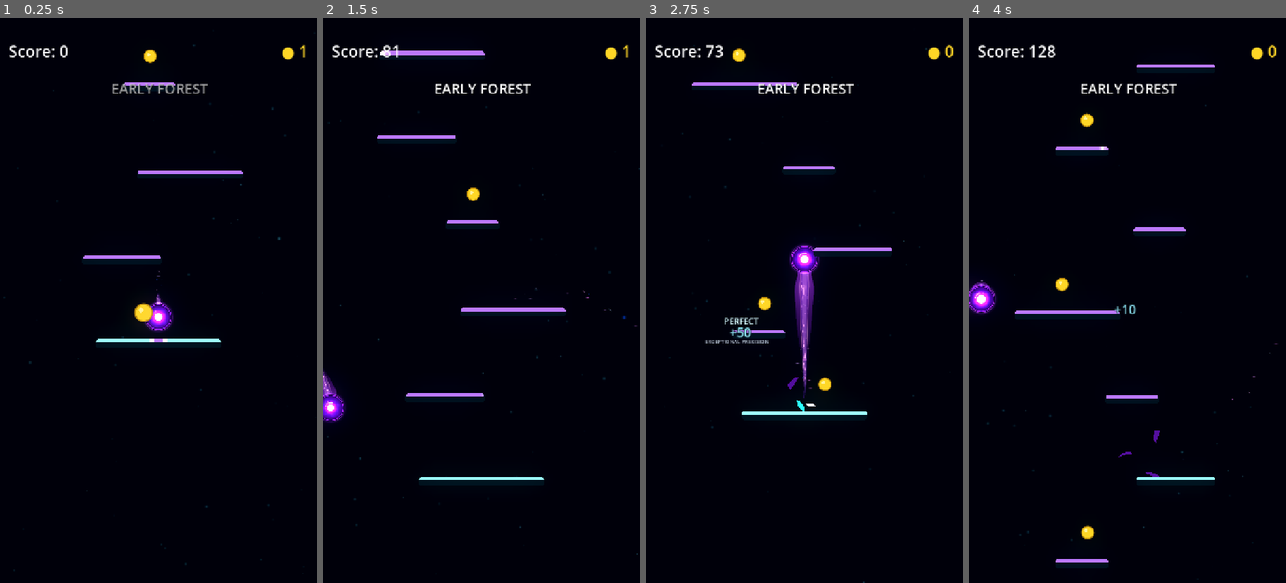
Above: before the commit, frames 1-4 (left to right).
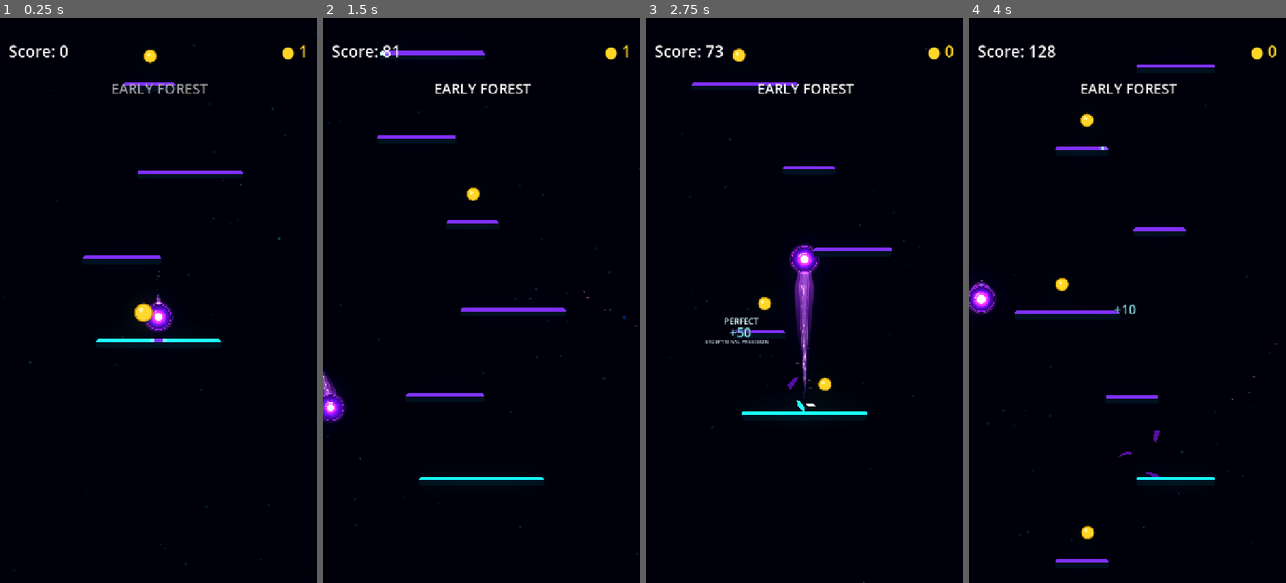
Above: after the commit, the same moments.

Repository: Kryodo/TowerJump
Game: Godot game, scene res://scenes/main.tscn
Same seed, same stepped clock (60 frames per second), same inputs: the game is played once before the commit and once after it.
Inputs (mouse positions are in pixels of both pictures, inside the frame that each line leads up to):
- Up to frame 1 (0.25 s): no input
- Up to frame 2 (1.5 s): move the mouse to (551, 272) at 0.52 s; hold Right (ui_right) 0.53-1.25 s; click (551, 272) at 0.67 s; drag from (418, 328) to (471, 193) at 1.27 s
- Up to frame 3 (2.75 s): click "Nochmal spielen" at 2 s
- Up to frame 4 (4 s): move the mouse to (1159, 176) at 2.77 s; hold Right (ui_right) 2.78-3.5 s; drag from (1111, 413) to (1060, 193) at 3.52 s

The runs differ from the first frame. In frame 1, 0.7% of the frame differs, in the area x 26-77%, y 11-58%; in frame 2, 1.1%, in the area x 17-77%, y 5-82%; in frame 3, 0.7%; in frame 4, 0.9%.

Commit message:
Revert zone palette refactor and keep indicator refinements

Diff:
--- a/project.godot
+++ b/project.godot
@@ -18,7 +18,6 @@
 [autoload]
 
 GameManager="*res://scripts/game_manager.gd"
-ZonePaletteManager="*res://scripts/visual/zone_palette_manager.gd"
 
 [display]
 
--- a/resources/palettes/default_neon_zone.tres
+++ /dev/null
@@ -1,14 +0,0 @@
-[gd_resource type="Resource" script_class="ZoneFeedbackPalette" load_steps=2 format=3]
-
-[ext_resource type="Script" path="res://scripts/visual/zone_feedback_palette.gd" id="1_palette"]
-
-[resource]
-script = ExtResource("1_palette")
-idle_edge_color = Color(0.735, 0.472, 0.991, 1)
-charge_edge_color = Color(0.19, 0.84, 1, 1)
-charge_core_color = Color(0.36, 0.88, 1, 1)
-confirmation_color = Color(1, 1, 1, 1)
-good_color = Color(0.68, 0.54, 1, 1)
-epic_color = Color(0.16, 0.83, 1, 1)
-perfect_color = Color(0.84, 0.98, 1, 1)
-reward_detail_color = Color(0.84, 0.9, 0.96, 0.92)
--- a/scenes/ball.gdshader
+++ b/scenes/ball.gdshader
@@ -14,9 +14,6 @@
 uniform int combo_core_quality = 0;
 uniform float combo_core_blend = 0.0;
 uniform float combo_activation_flash = 0.0;
-// Zone-semantic roles; HDR gain remains independent from each palette hue.
-uniform vec4 active_quality_color : source_color = vec4(0.68, 0.54, 1.0, 1.0);
-uniform vec4 zone_confirmation_color : source_color = vec4(1.0, 1.0, 1.0, 1.0);
 
 void fragment() {
 	vec2 p = UV * 2.0 - 1.0;
@@ -70,9 +67,6 @@
 		confirmation_core_color = vec3(4.7, 6.0, 6.5);
 	}
 
-	// Confirmation is a zone-semantic role independent from the cosmetic orb skin.
-	confirmation_core_color = zone_confirmation_color.rgb * 4.2;
-
 	// Saturated energy body with a deeper outer edge for visual depth.
 	float body_falloff = 1.0 - smoothstep(0.04, 1.02, d);
 	vec3 body_color = mix(outer_body, inner_body, body_falloff);
@@ -117,9 +111,14 @@
 	float chain_tint_strength = clamp(combo_core_blend, 0.0, 1.0);
 	float combo_hit = clamp(combo_activation_flash, 0.0, 1.0);
 
-	// The core and segmented progress ring share one live palette color.
-	// The presenter updates it directly from the active quality role.
-	vec3 combo_core_color = active_quality_color.rgb * 5.2;
+	vec3 combo_core_color;
+	if (combo_core_quality == 2) {
+		combo_core_color = vec3(5.2, 6.0, 6.3); // Perfect: brilliant white-cyan
+	} else if (combo_core_quality == 1) {
+		combo_core_color = vec3(7.2, 0.06, 2.5); // Epic: warmer hot rose, distinct from violet aura
+	} else {
+		combo_core_color = vec3(0.02, 2.15, 3.2); // Good: electric cyan
+	}
 
 	float core_radius = mix(0.245, 0.272, core_pulse)
 		* (1.0 + landing_charge * 0.34 + combo_hit * 0.34);
@@ -159,7 +158,14 @@
 	float ring_travel_highlight = exp(-pow((ring_sector_phase - ring_travel_position) / 0.065, 2.0));
 	float chain_ring_alpha = chain_ring * ring_sector_enabled * ring_sector_gap_mask;
 	float ring_light_strength = 0.72 + ring_travel_highlight * 0.65 + combo_hit * 0.80;
-	vec3 chain_ring_color = active_quality_color.rgb * 5.0;
+	vec3 chain_ring_color;
+	if (quality_chain == 2) {
+		chain_ring_color = vec3(4.1, 5.0, 5.3); // Perfect: white-cyan
+	} else if (quality_chain == 1) {
+		chain_ring_color = vec3(6.5, 0.025, 5.4); // Epic progress: bright fuchsia, distinct from warmer core
+	} else {
+		chain_ring_color = vec3(0.05, 2.65, 4.0); // Good: cyan
+	}
 	// Keep ring brightness independent of the core tint: the ring means progress,
 	// while the core hue change is reserved for Combo activation.
 	float ring_emission_strength = 0.46;
@@ -169,15 +175,7 @@
 	color += chain_ring_color * chain_ring_alpha * ring_light_strength * ring_emission_strength * aura_breath;
 	float core_aura =
 		1.0 - smoothstep(core_radius * 0.62, core_radius * 1.8, d);
-	// Good is already close to the violet idle skin, so retain some matching
-	// aura. Cyan Epic and white-cyan Perfect need stronger isolation from it.
-	float aura_suppression_strength = 0.64;
-	if (combo_core_quality == 1) {
-		aura_suppression_strength = 0.96;
-	} else if (combo_core_quality == 2) {
-		aura_suppression_strength = 0.92;
-	}
-	float active_core_aura_suppression = 1.0 - core * chain_tint_strength * aura_suppression_strength;
+	float active_core_aura_suppression = 1.0 - core * chain_tint_strength * (combo_core_quality == 1 ? 0.96 : 0.72);
 	color += aura_color * core_aura * (0.28 + landing_charge * 0.20) * aura_breath * active_core_aura_suppression;
 	color += confirmation_core_color * core_aura * landing_flash * 0.24;
 
--- a/scenes/platform_edge_feedback.gdshader
+++ b/scenes/platform_edge_feedback.gdshader
@@ -8,10 +8,6 @@
 instance uniform float landing_confirm = 0.0;
 instance uniform float activated = 0.0;
 instance uniform float idle_sheen_progress = -1.0;
-instance uniform vec4 palette_idle_color : source_color = vec4(0.735, 0.472, 0.991, 1.0);
-instance uniform vec4 palette_charge_color : source_color = vec4(0.19, 0.84, 1.0, 1.0);
-instance uniform vec4 palette_charge_core_color : source_color = vec4(0.36, 0.88, 1.0, 1.0);
-instance uniform vec4 palette_confirmation_color : source_color = vec4(1.0, 1.0, 1.0, 1.0);
 
 void vertex() {
 	edge_local_x = VERTEX.x;
@@ -26,12 +22,10 @@
 	float charge = clamp(approach_charge, 0.0, 1.0);
 	float active = clamp(activated, 0.0, 1.0);
 
-	// Palette colors are authored as sRGB color values and converted by the
-	// source_color hint. Separate emission gains preserve the original HDR feel.
-	vec3 neutral_color = palette_idle_color.rgb;
-	vec3 active_color = palette_charge_color.rgb * 3.2;
-	vec3 active_core = palette_charge_core_color.rgb * 4.2;
-	vec3 confirm_color = palette_confirmation_color.rgb * 4.2;
+	vec3 neutral_color = vec3(0.50, 0.19, 0.98);
+	vec3 active_color = vec3(0.10, 2.15, 3.20);
+	vec3 active_core = vec3(0.45, 3.15, 4.20);
+	vec3 confirm_color = vec3(4.20, 4.20, 4.20);
 
 	// The charge is a continuous bilateral loading bar. Both sides always
 	// start at the physical ends of the platform and advance toward the
@@ -76,7 +70,7 @@
 	float sheen_field = 1.0 - smoothstep(0.028, 0.095, sheen_distance);
 	float sheen_core = 1.0 - smoothstep(0.003, 0.020, sheen_distance);
 	float sheen_mix = (sheen_field * 0.08 + sheen_core * 0.62) * idle_gate * sheen_active;
-	vec3 sheen_color = mix(active_color, confirm_color, 0.62);
+	vec3 sheen_color = vec3(1.2, 3.2, 4.0);
 	result = mix(result, sheen_color, clamp(sheen_mix, 0.0, 0.52));
 
 	COLOR.rgb = result;
--- a/scripts/landing/landing_feedback_presenter.gd
+++ b/scripts/landing/landing_feedback_presenter.gd
@@ -19,13 +19,15 @@
 const STATUS_SIZE := Vector2(184.0, 52.0)
 const CLUTCH_SIZE := Vector2(144.0, 30.0)
 
+const GOOD_COLOR := Color(0.40, 0.86, 1.0, 1.0)
+const EPIC_COLOR := Color(1.0, 0.16, 0.92, 1.0)
+const PERFECT_COLOR := Color(0.86, 0.98, 1.0, 1.0)
 const STREAK_COLOR := Color(1.0, 0.73, 0.30, 1.0)
 const SCORE_COLOR := Color(0.58, 0.94, 1.0, 1.0)
 const CLUTCH_COLOR := Color(0.80, 0.96, 1.0, 1.0)
 const OUTLINE_COLOR := Color(0.012, 0.025, 0.055, 0.98)
 
 var _score_controller: Node
-var _zone_palette: ZoneFeedbackPalette
 var _ball: Node2D
 var _orb_visual: Sprite2D
 
@@ -57,14 +59,10 @@
 
 
 func _ready() -> void:
-	_zone_palette = ZonePaletteManager.current_palette
 	_ball = get_node_or_null(ball_path) as Node2D
 	_orb_visual = get_node_or_null(orb_visual_path) as Sprite2D
 	_score_controller = get_node_or_null(landing_score_controller_path)
-	_apply_zone_palette_to_orb()
 	_create_state_indicators()
-	if not ZonePaletteManager.palette_changed.is_connected(_on_zone_palette_changed):
-		ZonePaletteManager.palette_changed.connect(_on_zone_palette_changed)
 
 	if _score_controller == null:
 		push_warning("LandingFeedbackPresenter: LandingScoreController was not found.")
@@ -95,7 +93,7 @@
 
 	# Captions remain compact and stable; only the numeric values escalate.
 	_combo_label = _make_label(
-		"ComboStatusLabel", Vector2(84.0, 26.0), 15, _zone_palette.epic_color, 4
+		"ComboStatusLabel", Vector2(84.0, 26.0), 15, EPIC_COLOR, 4
 	)
 	_combo_label.position = Vector2(0.0, 13.0)
 	_combo_label.horizontal_alignment = HORIZONTAL_ALIGNMENT_LEFT
@@ -103,7 +101,7 @@
 	_status_root.add_child(_combo_label)
 
 	_combo_counter = _make_label(
-		"ComboMultiplierCounter", Vector2(100.0, 28.0), 20, _zone_palette.epic_color, 3
+		"ComboMultiplierCounter", Vector2(100.0, 28.0), 20, EPIC_COLOR, 3
 	)
 	_combo_counter.position = Vector2(84.0, 11.0)
 	_combo_counter.horizontal_alignment = HORIZONTAL_ALIGNMENT_LEFT
@@ -206,9 +204,9 @@
 	reward_root.add_child(points_label)
 
 	var detail_label := _make_label(
-		"LandingRewardDetail", Vector2(REWARD_SIZE.x, 18.0), 12, _zone_palette.reward_detail_color, 0
-	)
-	detail_label.add_theme_color_override("font_color", _zone_palette.reward_detail_color)
+		"LandingRewardDetail", Vector2(REWARD_SIZE.x, 18.0), 12, Color(0.84, 0.90, 0.96, 0.92), 0
+	)
+	detail_label.add_theme_color_override("font_color", Color(0.84, 0.90, 0.96, 0.92))
 	detail_label.add_theme_constant_override("outline_size", 0)
 	detail_label.add_theme_color_override("font_shadow_color", Color(0.0, 0.0, 0.0, 0.0))
 	detail_label.add_theme_constant_override("shadow_outline_size", 0)
@@ -557,25 +555,6 @@
 		caption.horizontal_alignment = HORIZONTAL_ALIGNMENT_RIGHT
 
 
-func _apply_zone_palette_to_orb() -> void:
-	if _zone_palette == null or _orb_visual == null or not is_instance_valid(_orb_visual):
-		return
-	var material := _orb_visual.material as ShaderMaterial
-	if material == null:
-		return
-	material.set_shader_parameter("active_quality_color", _zone_palette.good_color)
-	material.set_shader_parameter("zone_confirmation_color", _zone_palette.confirmation_color)
-
-
-func _on_zone_palette_changed(palette: ZoneFeedbackPalette) -> void:
-	if palette == null:
-		return
-	_zone_palette = palette
-	_apply_zone_palette_to_orb()
-	if not _last_state.is_empty():
-		_on_combo_state_changed(_last_state)
-
-
 func _on_combo_state_changed(state: Dictionary) -> void:
 	if not state_indicator_enabled or _status_root == null:
 		return
@@ -789,11 +768,6 @@
 		clampf(float(chain_count), 0.0, 3.0)
 	)
 	material.set_shader_parameter("quality_chain", quality_id)
-	if _zone_palette != null:
-		# One active palette color now drives both the segmented ring and the
-		# combo core, preventing their quality hues from drifting apart.
-		material.set_shader_parameter("active_quality_color", _zone_palette.quality_color(quality))
-		material.set_shader_parameter("zone_confirmation_color", _zone_palette.confirmation_color)
 	if combo_active:
 		# Preserve the last active grade while its core tint eases back out on a break.
 		material.set_shader_parameter("combo_core_quality", quality_id)
@@ -931,9 +905,13 @@
 
 
 func _quality_color(quality: String) -> Color:
-	if _zone_palette != null:
-		return _zone_palette.quality_color(quality)
-	return ZonePaletteManager.current_palette.quality_color(quality)
+	match quality:
+		"PERFECT":
+			return PERFECT_COLOR
+		"EPIC":
+			return EPIC_COLOR
+		_:
+			return GOOD_COLOR
 
 
 func _get_platform_height(platform: Node2D) -> float:
--- a/scripts/platform.gd
+++ b/scripts/platform.gd
@@ -28,6 +28,7 @@
 @export_group("Spring")
 @export var spring_multiplier: float = 1.75
 
+const NEON_COLOR := Color(0.0, 0.65, 0.90, 1.0)
 const PLATFORM_BODY_COLOR := Color("#0B111B")
 
 const BEVEL := 4.0
@@ -74,20 +75,7 @@
 	_collision_shape.one_way_collision = true
 
 	_apply_geometry()
-	if not ZonePaletteManager.palette_changed.is_connected(_on_zone_palette_changed):
-		ZonePaletteManager.palette_changed.connect(_on_zone_palette_changed)
-	_on_zone_palette_changed(ZonePaletteManager.current_palette)
 	_schedule_idle_sheen()
-
-
-func _on_zone_palette_changed(palette: ZoneFeedbackPalette) -> void:
-	if palette == null or _neon_edge == null:
-		return
-	_neon_edge.set_instance_shader_parameter("palette_idle_color", palette.idle_edge_color)
-	_neon_edge.set_instance_shader_parameter("palette_charge_color", palette.charge_edge_color)
-	_neon_edge.set_instance_shader_parameter("palette_charge_core_color", palette.charge_core_color)
-	_neon_edge.set_instance_shader_parameter("palette_confirmation_color", palette.confirmation_color)
-
 
 func _apply_geometry() -> void:
 	var shape := RectangleShape2D.new()
@@ -137,7 +125,7 @@
 		Vector2(-hw + EDGE_INSET, -hh + BEVEL)
 	])
 
-	_neon_edge.color = Color.WHITE
+	_neon_edge.color = NEON_COLOR
 	_neon_edge.set_instance_shader_parameter(
 		"platform_width",
 		width * width_scale
@@ -148,7 +136,7 @@
 	if _idle_sheen_delay < 0.0:
 		return
 	# Pooled platform nodes can exist off-screen before they enter the viewport.
-	# Pause the selected one-shot timer until the platform is actually visible.
+	# Pause the one-shot timer until the platform is actually visible.
 	if not _is_platform_on_screen():
 		return
 	_idle_sheen_delay -= delta
@@ -189,6 +177,7 @@
 		Vector2(half_screen_width * 2.0, half_screen_height * 2.0)
 	)
 	return screen_rect.intersects(get_viewport().get_visible_rect())
+
 
 func _schedule_idle_sheen() -> void:
 	if _idle_sheen_tween != null and _idle_sheen_tween.is_valid():
--- a/scripts/visual/zone_feedback_palette.gd
+++ /dev/null
@@ -1,31 +0,0 @@
-extends Resource
-class_name ZoneFeedbackPalette
-## Semantic color roles for a zone. Cosmetic orb/trail materials may vary,
-## but gameplay feedback reads these shared roles so quality meaning remains consistent.
-
-@export_group("Platform State")
-@export var idle_edge_color: Color = Color(0.735, 0.472, 0.991, 1.0)
-@export var charge_edge_color: Color = Color(0.19, 0.84, 1.0, 1.0)
-@export var charge_core_color: Color = Color(0.36, 0.88, 1.0, 1.0)
-@export var confirmation_color: Color = Color(1.0, 1.0, 1.0, 1.0)
-
-@export_group("Landing Quality")
-## Bright periwinkle/lavender, related to idle violet but brighter and bluer.
-@export var good_color: Color = Color(0.68, 0.54, 1.0, 1.0)
-## Cyan/teal derived from the zone's charge/active energy role.
-@export var epic_color: Color = Color(0.16, 0.83, 1.0, 1.0)
-## Brilliant white-cyan derived from the landing connection highlight.
-@export var perfect_color: Color = Color(0.84, 0.98, 1.0, 1.0)
-
-@export_group("Secondary Feedback")
-@export var reward_detail_color: Color = Color(0.84, 0.90, 0.96, 0.92)
-
-
-func quality_color(quality: String) -> Color:
-	match quality:
-		"PERFECT":
-			return perfect_color
-		"EPIC":
-			return epic_color
-		_:
-			return good_color
--- a/scripts/visual/zone_palette_manager.gd
+++ /dev/null
@@ -1,23 +0,0 @@
-extends Node
-## Single source of truth for zone-linked platform and landing-feedback colors.
-## A future zone controller switches the active Resource with set_palette().
-
-signal palette_changed(palette: ZoneFeedbackPalette)
-
-const DEFAULT_PALETTE: ZoneFeedbackPalette = preload("res://resources/palettes/default_neon_zone.tres")
-
-var current_palette: ZoneFeedbackPalette = DEFAULT_PALETTE
-
-
-func set_palette(palette: ZoneFeedbackPalette) -> void:
-	if palette == null:
-		push_warning("ZonePaletteManager: palette cannot be null.")
-		return
-	if current_palette == palette:
-		return
-	current_palette = palette
-	palette_changed.emit(current_palette)
-
-
-func reset_to_default() -> void:
-	set_palette(DEFAULT_PALETTE)
